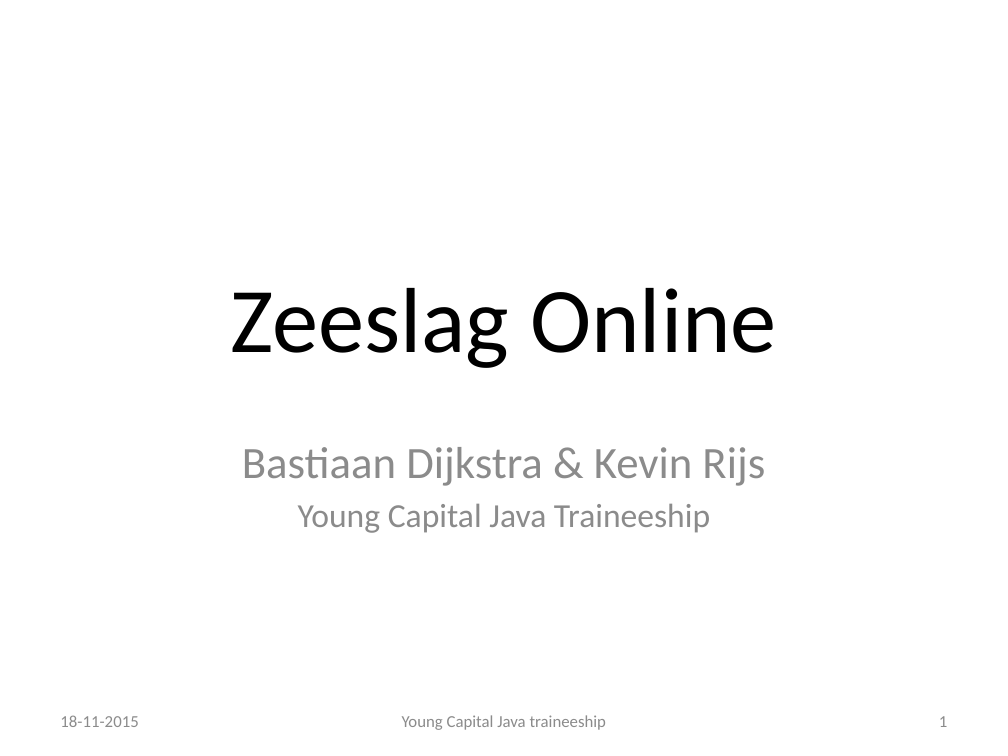
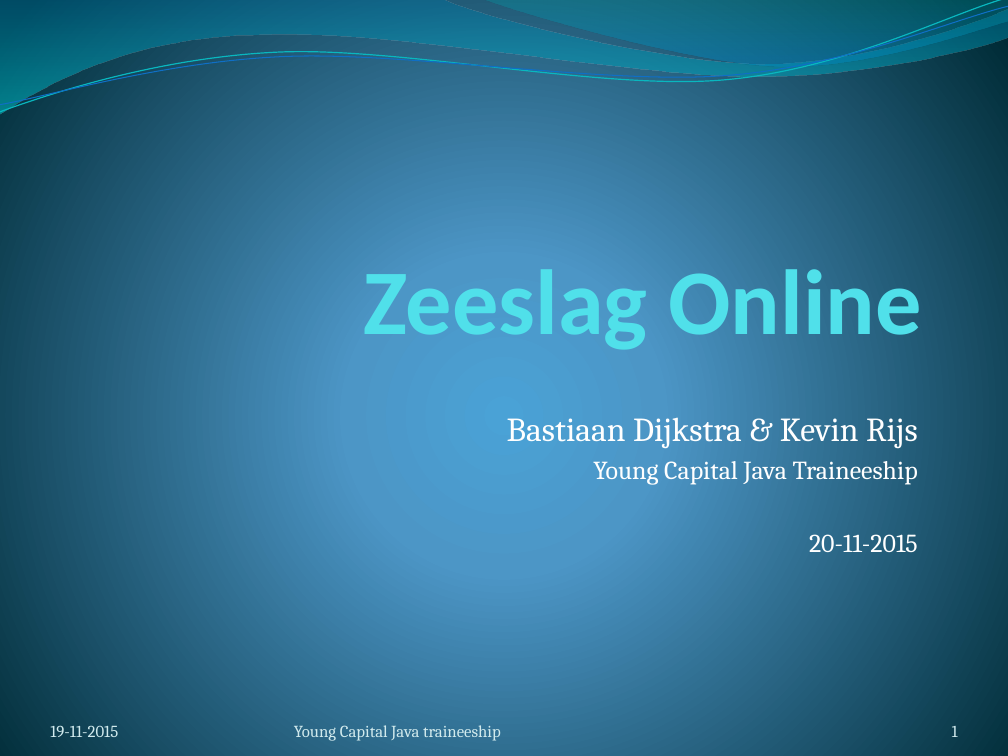
Before and after one commit to kevinrijs/ZeeSlagOnline, a slide deck: slide 1 of ZeeslagPresentatie2.pptx. Drawn at 1008x756 pixels with LibreOffice and Linux fonts; fonts in the diff are those of the drawing. Boxes give left, top, right and bottom in pixels: in the first picture for what was removed or moved away, otherwise in the second. Text is boxed around its words. In the diff, an @@ line names an element or a change of style, - is before the commit and + after.

```diff
--- a/ZeeslagPresentatie2.pptx
+++ b/ZeeslagPresentatie2.pptx
@@ background #FFFFFF to gradient #4AA0D6 to #4C98C7 to #002C38 @@
@@ freeform shape added at (x1=0, y1=0, x2=1008, y2=114), fill gradient #0074A1 to #00C6CF @@
@@ freeform shape added at (x1=0, y1=0, x2=1008, y2=117), outline #0AB8BF 0.85 pt @@
@@ freeform shape added at (x1=0, y1=6, x2=1008, y2=112), outline #0F6FC6 0.75 pt @@
@@ freeform shape added at (x1=483, y1=0, x2=1008, y2=70), fill gradient #00A1A9 to #008BBF @@
@@ title "Zeeslag Online" moved from (x1=231, y1=288, x2=776, y2=368) to (x1=363, y1=257, x2=921, y2=356) @@
@@ title "Zeeslag Online" at (x1=363, y1=257, x2=921, y2=356): text colour #000000 to #51E0EA, bold on; alignment centre to right; vertical alignment middle to bottom @@
@@ subtitle "Bastiaan Dijkstra & Kevin Rijs" moved from (x1=242, y1=447, x2=765, y2=533) to (x1=507, y1=417, x2=918, y2=552) @@
@@ subtitle at (x1=507, y1=417, x2=918, y2=485): size 32 to 24.1 pt in "Bastiaan Dijkstra & Kevin Rijs"; font Calibri to Cambria, text colour #8C8C8C to #FFFFFF in "Bastiaan Dijkstra & Kevin Rijs", "Young Capital Java Traineeship"; size 24 to 18.5 pt in "Young Capital Java Traineeship"; alignment centre to right; less space between paragraphs @@
@@ subtitle at (x1=809, y1=534, x2=918, y2=552): paragraph added @@
+20-11-2015
@@ text "19-11-2015" at (x1=50, y1=725, x2=118, y2=737): vertical alignment middle to bottom @@
@@ text "Young Capital Java traineeship" moved from (x1=402, y1=715, x2=606, y2=730) to (x1=294, y1=725, x2=501, y2=741) @@
@@ text "Young Capital Java traineeship" at (x1=294, y1=725, x2=501, y2=741): font Calibri to Cambria, text colour #8C8C8C to #D1EAEE; alignment centre to left; vertical alignment middle to bottom @@
@@ page number moved from (x1=939, y1=716, x2=947, y2=727) to (x1=952, y1=726, x2=958, y2=737) @@
@@ page number at (x1=952, y1=726, x2=958, y2=737): font Calibri to Cambria, text colour #8C8C8C to #D1EAEE; vertical alignment middle to bottom @@
@@ text at (x1=50, y1=725, x2=118, y2=737): text changed; font Calibri to Cambria; text colour #8C8C8C to #D1EAEE @@
-18-11-2015
+19-11-2015
```
Also in this commit, not shown: 13 other slides changed, 3 other files.
